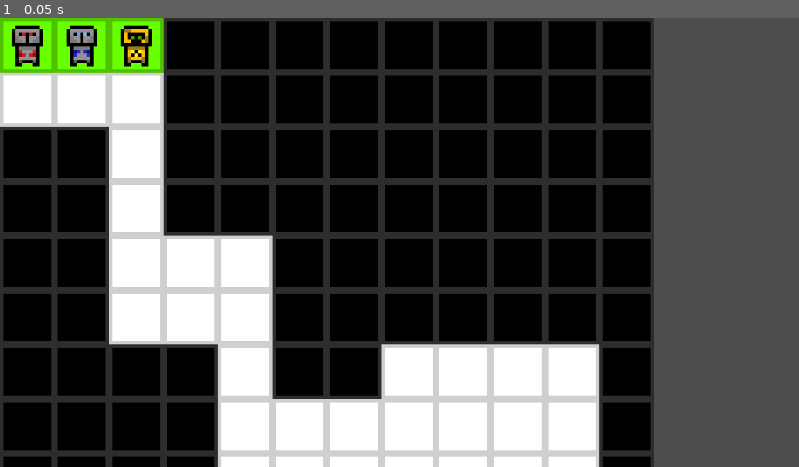
Above: before the commit, frame 1.
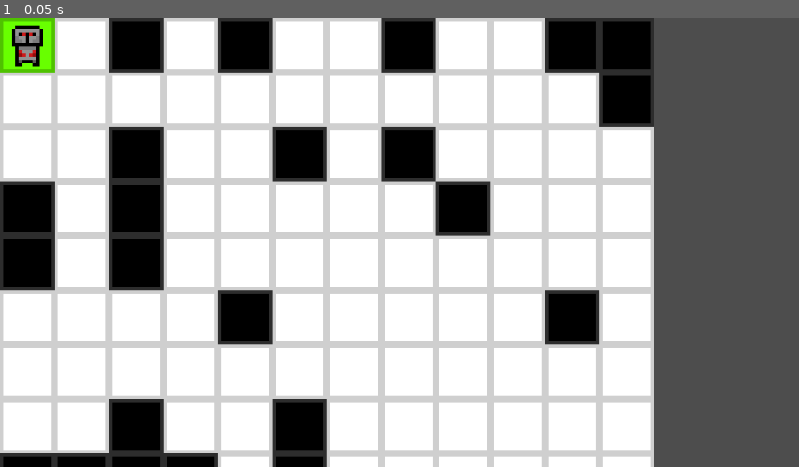
Above: after the commit, the same moment.

Repository: dancroker/ChannelZero
Game: Godot game, scene res://Main.tscn
Two runs of this game, one before a commit and one after it. Both use one fixed random seed, a clock stepped at 60 frames per second and the inputs below.
Inputs:
- Up to frame 1 (0.05 s): no input

The runs differ from the first frame. In frame 1, 54% of the frame differs, in the area x 0-82%, y 0-100%.

Commit message:
Made a Enemy parent class
Added: Enemy parent template class
Added: BasicEnemy child class
Changed: 3 -> 1 Player characters

Diff:
--- /dev/null
+++ b/channel-zero/BasicEnemy.gd
@@ -0,0 +1,11 @@
+extends Enemy
+
+class_name BasicEnemy
+#character Model
+func _ready():
+	Model = preload("res://Characters/EnemyBasic.tscn")
+
+func Move(start,target,matrix):
+	pass
+func Attack():
+	pass
--- /dev/null
+++ b/channel-zero/Characters/EnemyBasic.tscn
@@ -0,0 +1,261 @@
+[gd_scene load_steps=19 format=3 uid="uid://byykrv7l0sms0"]
+
+[ext_resource type="Texture2D" uid="uid://cjb1w4bm3pnev" path="res://Assets/Channel Zero Enemy Character.png" id="1_ua51n"]
+
+[sub_resource type="AtlasTexture" id="AtlasTexture_fcofo"]
+atlas = ExtResource("1_ua51n")
+region = Rect2(0, 0, 16, 16)
+
+[sub_resource type="AtlasTexture" id="AtlasTexture_00avh"]
+atlas = ExtResource("1_ua51n")
+region = Rect2(16, 0, 16, 16)
+
+[sub_resource type="AtlasTexture" id="AtlasTexture_4rsi5"]
+atlas = ExtResource("1_ua51n")
+region = Rect2(32, 0, 16, 16)
+
+[sub_resource type="AtlasTexture" id="AtlasTexture_0kdhs"]
+atlas = ExtResource("1_ua51n")
+region = Rect2(48, 0, 16, 16)
+
+[sub_resource type="AtlasTexture" id="AtlasTexture_7fjg2"]
+atlas = ExtResource("1_ua51n")
+region = Rect2(64, 0, 16, 16)
+
+[sub_resource type="AtlasTexture" id="AtlasTexture_cs4ph"]
+atlas = ExtResource("1_ua51n")
+region = Rect2(80, 0, 16, 16)
+
+[sub_resource type="AtlasTexture" id="AtlasTexture_cy5sj"]
+atlas = ExtResource("1_ua51n")
+region = Rect2(96, 0, 16, 16)
+
+[sub_resource type="AtlasTexture" id="AtlasTexture_el604"]
+atlas = ExtResource("1_ua51n")
+region = Rect2(112, 0, 16, 16)
+
+[sub_resource type="AtlasTexture" id="AtlasTexture_1efj6"]
+atlas = ExtResource("1_ua51n")
+region = Rect2(128, 0, 16, 16)
+
+[sub_resource type="AtlasTexture" id="AtlasTexture_oqnor"]
+atlas = ExtResource("1_ua51n")
+region = Rect2(144, 0, 16, 16)
+
+[sub_resource type="AtlasTexture" id="AtlasTexture_vlgg3"]
+atlas = ExtResource("1_ua51n")
+region = Rect2(160, 0, 16, 16)
+
+[sub_resource type="AtlasTexture" id="AtlasTexture_2rbjq"]
+atlas = ExtResource("1_ua51n")
+region = Rect2(176, 0, 16, 16)
+
+[sub_resource type="AtlasTexture" id="AtlasTexture_7ivtm"]
+atlas = ExtResource("1_ua51n")
+region = Rect2(192, 0, 16, 16)
+
+[sub_resource type="AtlasTexture" id="AtlasTexture_a2ggc"]
+atlas = ExtResource("1_ua51n")
+region = Rect2(208, 0, 16, 16)
+
+[sub_resource type="AtlasTexture" id="AtlasTexture_781mc"]
+atlas = ExtResource("1_ua51n")
+region = Rect2(224, 0, 16, 16)
+
+[sub_resource type="AtlasTexture" id="AtlasTexture_mo5gs"]
+atlas = ExtResource("1_ua51n")
+region = Rect2(240, 0, 16, 16)
+
+[sub_resource type="SpriteFrames" id="SpriteFrames_dvf08"]
+animations = [{
+"frames": [{
+"duration": 1.0,
+"texture": SubResource("AtlasTexture_fcofo")
+}, {
+"duration": 1.0,
+"texture": SubResource("AtlasTexture_00avh")
+}, {
+"duration": 1.0,
+"texture": SubResource("AtlasTexture_4rsi5")
+}, {
+"duration": 1.0,
+"texture": SubResource("AtlasTexture_0kdhs")
+}, {
+"duration": 1.0,
+"texture": SubResource("AtlasTexture_7fjg2")
+}, {
+"duration": 1.0,
+"texture": SubResource("AtlasTexture_cs4ph")
+}, {
+"duration": 1.0,
+"texture": SubResource("AtlasTexture_cy5sj")
+}, {
+"duration": 1.0,
+"texture": SubResource("AtlasTexture_el604")
+}, {
+"duration": 1.0,
+"texture": SubResource("AtlasTexture_1efj6")
+}, {
+"duration": 1.0,
+"texture": SubResource("AtlasTexture_oqnor")
+}, {
+"duration": 1.0,
+"texture": SubResource("AtlasTexture_vlgg3")
+}, {
+"duration": 1.0,
+"texture": SubResource("AtlasTexture_2rbjq")
+}, {
+"duration": 1.0,
+"texture": SubResource("AtlasTexture_7ivtm")
+}, {
+"duration": 1.0,
+"texture": SubResource("AtlasTexture_a2ggc")
+}, {
+"duration": 1.0,
+"texture": SubResource("AtlasTexture_781mc")
+}, {
+"duration": 1.0,
+"texture": SubResource("AtlasTexture_mo5gs")
+}],
+"loop": true,
+"name": &"FullSpriteSheet",
+"speed": 5.0
+}, {
+"frames": [{
+"duration": 1.0,
+"texture": SubResource("AtlasTexture_a2ggc")
+}],
+"loop": true,
+"name": &"Standing(Back)",
+"speed": 5.0
+}, {
+"frames": [{
+"duration": 1.0,
+"texture": SubResource("AtlasTexture_el604")
+}],
+"loop": true,
+"name": &"Standing(Left)",
+"speed": 5.0
+}, {
+"frames": [{
+"duration": 1.0,
+"texture": SubResource("AtlasTexture_vlgg3")
+}],
+"loop": true,
+"name": &"Standing(Right)",
+"speed": 5.0
+}, {
+"frames": [{
+"duration": 1.0,
+"texture": SubResource("AtlasTexture_fcofo")
+}],
+"loop": true,
+"name": &"Standing(Towards)",
+"speed": 5.0
+}, {
+"frames": [{
+"duration": 1.0,
+"texture": SubResource("AtlasTexture_a2ggc")
+}, {
+"duration": 1.0,
+"texture": SubResource("AtlasTexture_cy5sj")
+}],
+"loop": true,
+"name": &"Talking(Back)",
+"speed": 5.0
+}, {
+"frames": [{
+"duration": 1.0,
+"texture": SubResource("AtlasTexture_el604")
+}, {
+"duration": 1.0,
+"texture": SubResource("AtlasTexture_7fjg2")
+}],
+"loop": true,
+"name": &"Talking(Left)",
+"speed": 5.0
+}, {
+"frames": [{
+"duration": 1.0,
+"texture": SubResource("AtlasTexture_vlgg3")
+}, {
+"duration": 1.0,
+"texture": SubResource("AtlasTexture_cs4ph")
+}],
+"loop": true,
+"name": &"Talking(Right)",
+"speed": 5.0
+}, {
+"frames": [{
+"duration": 1.0,
+"texture": SubResource("AtlasTexture_fcofo")
+}, {
+"duration": 1.0,
+"texture": SubResource("AtlasTexture_0kdhs")
+}],
+"loop": true,
+"name": &"Talking(Towards)",
+"speed": 5.0
+}, {
+"frames": [{
+"duration": 1.0,
+"texture": SubResource("AtlasTexture_a2ggc")
+}, {
+"duration": 1.0,
+"texture": SubResource("AtlasTexture_781mc")
+}, {
+"duration": 1.0,
+"texture": SubResource("AtlasTexture_mo5gs")
+}],
+"loop": true,
+"name": &"Walk(Back)",
+"speed": 5.0
+}, {
+"frames": [{
+"duration": 1.0,
+"texture": SubResource("AtlasTexture_el604")
+}, {
+"duration": 1.0,
+"texture": SubResource("AtlasTexture_1efj6")
+}, {
+"duration": 1.0,
+"texture": SubResource("AtlasTexture_oqnor")
+}],
+"loop": true,
+"name": &"Walk(Left)",
+"speed": 5.0
+}, {
+"frames": [{
+"duration": 1.0,
+"texture": SubResource("AtlasTexture_vlgg3")
+}, {
+"duration": 1.0,
+"texture": SubResource("AtlasTexture_2rbjq")
+}, {
+"duration": 1.0,
+"texture": SubResource("AtlasTexture_7ivtm")
+}],
+"loop": true,
+"name": &"Walk(Right)",
+"speed": 5.0
+}, {
+"frames": [{
+"duration": 1.0,
+"texture": SubResource("AtlasTexture_fcofo")
+}, {
+"duration": 1.0,
+"texture": SubResource("AtlasTexture_00avh")
+}, {
+"duration": 1.0,
+"texture": SubResource("AtlasTexture_4rsi5")
+}],
+"loop": true,
+"name": &"Walk(Towards)",
+"speed": 5.0
+}]
+
+[node name="CharacterBody2D" type="CharacterBody2D"]
+
+[node name="AnimatedSprite2D" type="AnimatedSprite2D" parent="."]
+sprite_frames = SubResource("SpriteFrames_dvf08")
+animation = &"FullSpriteSheet"
--- /dev/null
+++ b/channel-zero/Enemy.gd
@@ -0,0 +1,45 @@
+extends Node2D
+
+class_name Enemy
+
+#basic stats:
+var Health = 1
+var MoveDistance = 1
+var Damage = 1
+
+#Model is the res:// link to character visuals
+var Model = "res://Characters/EnemyBasic.tscn"
+
+func test():
+	print("Test")
+
+func Move(start,target,matrix):
+	pass
+
+
+func Attack():
+	pass
+
+func LoadPlayer(Model):
+	var Member1Scene = load(Model)
+	var Member1 = Member1Scene.instantiate()
+	add_child(Member1)
+	return Member1
+
+func PositionSelf(Member1,Map):
+	const TilePush = 78.5 #Vector distance between middle of tile
+	#var Member1 = Model
+	var Member1Location = [0,0]
+	var Placed = false
+	for x in range(len(Map)):
+		for y in range(len(Map[0])):
+			if Map[x][y] == "x" and Placed == false:
+				Member1.global_position = Vector2(42+(TilePush*y), 36+(TilePush*x))
+				Member1.scale = Vector2(4.91, 4.91)
+				Member1Location = [y,x]
+				Placed = true
+				Map[x][y] = "@"
+				print("hey!")
+
+func DrawSelf(Map):
+	PositionSelf(LoadPlayer(Model),Map)
--- a/channel-zero/Main.tscn
+++ b/channel-zero/Main.tscn
@@ -1,8 +1,10 @@
-[gd_scene load_steps=6 format=3 uid="uid://cxr8sr6x57c3b"]
+[gd_scene load_steps=8 format=3 uid="uid://cxr8sr6x57c3b"]
 
 [ext_resource type="Script" uid="uid://bbt8q23ibyvme" path="res://main.gd" id="1_glv2v"]
 [ext_resource type="Texture2D" uid="uid://du15yd64iu7ge" path="res://Assets/MapTileTemp.png" id="2_r0du0"]
 [ext_resource type="Script" uid="uid://dfq7ndkcdv7ui" path="res://MapRenderer.gd" id="3_cm0pq"]
+[ext_resource type="Script" uid="uid://3llno5b5k8tu" path="res://Enemy.gd" id="4_cm0pq"]
+[ext_resource type="Script" uid="uid://bi263bbtgu0vt" path="res://BasicEnemy.gd" id="5_fos0i"]
 
 [sub_resource type="TileSetAtlasSource" id="TileSetAtlasSource_r0du0"]
 texture = ExtResource("2_r0du0")
@@ -10,6 +12,7 @@
 1:0/0 = 0
 2:0/0 = 0
 3:0/0 = 0
+4:0/0 = 0
 
 [sub_resource type="TileSet" id="TileSet_cm0pq"]
 sources/0 = SubResource("TileSetAtlasSource_r0du0")
@@ -25,3 +28,7 @@
 script = ExtResource("3_cm0pq")
 
 [node name="Node2D" type="Node2D" parent="."]
+script = ExtResource("4_cm0pq")
+
+[node name="Node2D" type="Node2D" parent="Node2D"]
+script = ExtResource("5_fos0i")
--- a/channel-zero/MapRenderer.gd
+++ b/channel-zero/MapRenderer.gd
@@ -15,5 +15,7 @@
 				tilemap.set_cell(0, Vector2i(x, y), 0, Vector2i(2, 0))  # Enemy Team Spawn Tile
 			elif tile == "o":
 				tilemap.set_cell(0, Vector2i(x, y), 0, Vector2i(3, 0))  # Player Team Spawn Tile
+			elif tile == "@":
+				tilemap.set_cell(0, Vector2i(x, y), 0, Vector2i(4, 0))  # Exit Map Tile
 			else:
 				tilemap.set_cell(0, Vector2i(x, y), 0, Vector2i(1, 0))  # Floor Tile
--- a/channel-zero/main.gd
+++ b/channel-zero/main.gd
@@ -6,16 +6,19 @@
 var Visited = []
 
 func _ready():
-	var generated_map = GenerateMap(12, 12, 50)
+	var generated_map = GenerateMap(12, 12, 110)
+	PrintMap(generated_map)
+	DisplayTeam()
+	var enemy_instance = Enemy.new()
+	#enemy_instance.test()
+	add_child(enemy_instance)
+	enemy_instance.DrawSelf(Map)
+
+func DisplayTeam():
 	const TilePush = 78.5 #Vector distance between middle of tiles
-	PrintMap(generated_map)
-	var Team = LoadTeam(0,0,0)
+	var Team = LoadPlayer(0)
 	var Member1 = Team[0]
-	var Member2 = Team[1]
-	var Member3 = Team[2]
 	var Member1Location = [0,0]
-	var Member2Location = [0,0]
-	var Member3Location = [0,0]
 	var Placed = false
 	for x in range(len(Map)):
 		for y in range(len(Map[0])):
@@ -24,34 +27,13 @@
 				Member1.scale = Vector2(4.91, 4.91)
 				Member1Location = [y,x]
 				Placed = true
-	Placed = false
-	for x in range(len(Map)):
-		for y in range(len(Map[0])):
-			if Map[x][y] == "o" and Placed == false and [y,x] != Member1Location:
-				Member2.global_position = Vector2(42+(TilePush*y), 36+(TilePush*x))
-				Member2.scale = Vector2(4.91, 4.91)
-				Member2Location = [y,x]
-				Placed = true
-	Placed = false
-	for x in range(len(Map)):
-		for y in range(len(Map[0])):
-			if Map[x][y] == "o" and Placed == false and [y,x] != Member1Location and [y,x] != Member2Location:
-				Member3.global_position = Vector2(42+(TilePush*y), 36+(TilePush*x))
-				Member3.scale = Vector2(4.91, 4.91)
-				Placed = true
 
-
-func LoadTeam(Member1File,Member2File,Member3File):
+func LoadPlayer(Member1File):
 	var Member1Scene = preload("res://Characters/RedKnight.tscn")
 	var Member1 = Member1Scene.instantiate()
 	add_child(Member1)
-	var Member2Scene = preload("res://Characters/BlueKnight.tscn")
-	var Member2 = Member2Scene.instantiate()
-	add_child(Member2)
-	var Member3Scene = preload("res://Characters/Hazmat.tscn")
-	var Member3 = Member3Scene.instantiate()
-	add_child(Member3)
-	return[Member1,Member2,Member3]
+	return[Member1]
+
 
 func PathThroughMap(pMap):
 	Map = pMap
@@ -142,10 +124,23 @@
 
 func GenerateMap(RowCount, ColCount, PathCount):
 	var Map = []
-	while MapValueCount(Map, ".") != PathCount:
+	var IsThereExitLocation = false
+	Map = FormRandomMap(RowCount, ColCount)
+	while (MapValueCount(Map, ".") != (PathCount-1) or IsThereExitLocation == false): #-1 for the spawn locaton
 		Map = FormRandomMap(RowCount, ColCount)
-	PlayerSpawnLocations(Map,3)
-	EnemySpawnLocations(Map, 3)
+		IsThereExitLocation = false
+		for x in range(len(Map)-1,0,-1):
+			if Map[x][len(Map[0])-1] == "." and IsThereExitLocation == false:
+				Map[x][len(Map[0])-1] = "@"
+				IsThereExitLocation = true
+		for y in range(len(Map[0])-1,0,-1):
+			if Map[len(Map)-1][y] == "." and IsThereExitLocation == false:
+				Map[len(Map)-1][y]= "@"
+				IsThereExitLocation = true
+
+
+	PlayerSpawnLocations(Map,1)
+	EnemySpawnLocations(Map, 5)
 	$TileMap/MapRender.draw_map_visual(Map)
 	$TileMap.scale = Vector2(4.91, 4.91)
 	#$TileMap.position = Vector2(250, 0)
Binary file added: channel-zero/Assets/Channel Zero Enemy Character.png
Not shown, added: channel-zero/Assets/Channel Zero Enemy Character.png.import
Binary file changed: channel-zero/Assets/MapTileTemp.png
Binary file changed: channel-zero/Assets/WallTileTemp.aseprite
Not shown, added: channel-zero/BasicEnemy.gd.uid
Not shown, added: channel-zero/Enemy.gd.uid
